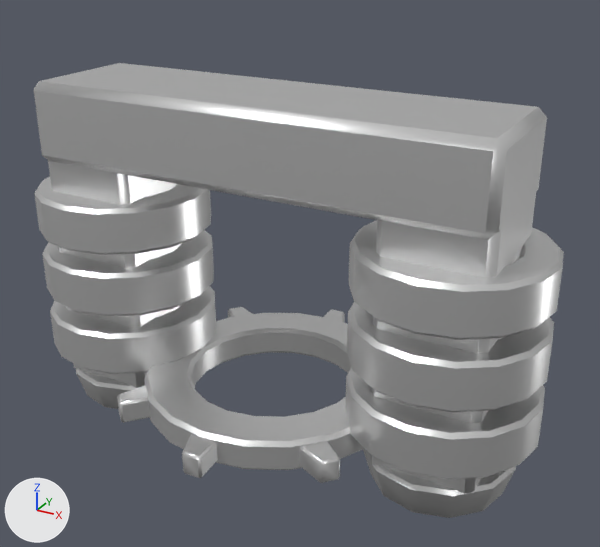
The FBX model Assets/Art/Generated/Models/SM_Electromagnet_BH.fbx, before and after one commit.
One viewpoint serves both versions: a camera (50 mm lens) standing at (0.975, -1.638, 1.346) and looking at (0.067, 0.014, 0.52). Arrows for +X, +Y and +Z are at lower left; the lights stay in place. The picture after the commit comes second.

The first picture shows 'Electromagnet_Mesh'.
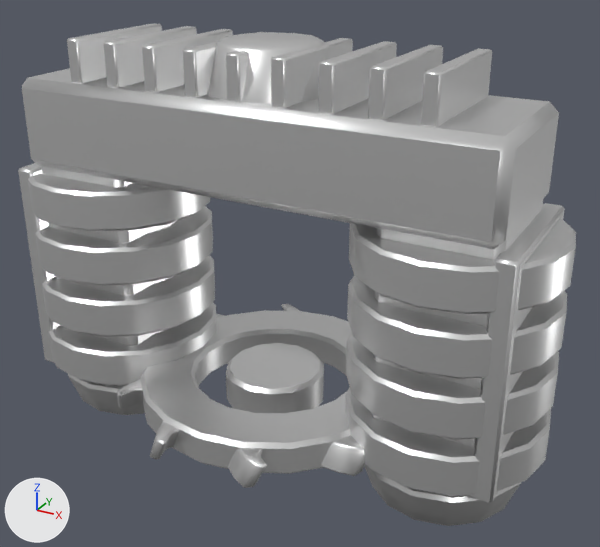
What differs and where, as boxes (x1, y1, x2, y2) in the pictures (600 x 547 px; the box of a moved part takes in the faces that stretch with it):
'Electromagnet_Mesh', reshaped (10% taller): before (34, 63, 564, 518); after (18, 24, 576, 526)
part 1 of me_electromagnet_mesh_001, moved or reshaped: before (48, 161, 182, 388); after (42, 166, 176, 386)
part 2 of me_electromagnet_mesh_001, added: after (49, 302, 216, 385)
part 3 of me_electromagnet_mesh_001, added: after (42, 255, 215, 337)
part 4 of me_electromagnet_mesh_001, added: after (35, 206, 213, 286)
part 5 of me_electromagnet_mesh_001, added: after (28, 173, 210, 231)
part 6 of me_electromagnet_mesh_001, moved or reshaped (mostly hidden afterwards): before (368, 183, 537, 494); after (370, 198, 544, 498)
part 7 of me_electromagnet_mesh_001, added: after (345, 387, 551, 496)
part 8 of me_electromagnet_mesh_001, added: after (346, 333, 559, 439)
part 9 of me_electromagnet_mesh_001, added: after (347, 275, 567, 379)
part 10 of me_electromagnet_mesh_001, added: after (349, 218, 576, 314)
part 11 of me_electromagnet_mesh_001, rebuilt: before (144, 313, 365, 470); after (140, 310, 352, 474)
part 12 of me_electromagnet_mesh_001, rebuilt: before (76, 368, 136, 409); after (68, 374, 145, 415)
part 13 of me_electromagnet_mesh_001, rebuilt: before (363, 449, 516, 518); after (364, 464, 521, 526)
part 14 of me_electromagnet_mesh_001, rebuilt: before (34, 63, 547, 240); after (22, 68, 559, 249)
part 15 of me_electromagnet_mesh_001, deleted: before (34, 177, 564, 478)
part 16 of me_electromagnet_mesh_001, moved or reshaped: before (50, 286, 545, 483); after (18, 24, 565, 503)

The change in detail:
me_electromagnet_mesh_001 is used by ob_electromagnet_mesh; location (0.0, 0.0, 0.0).
me_electromagnet_mesh_001 had 1288 vertices, 2524 faces and spanned x -0.69..0.69, y -0.41..0.41, z 0.06..0.96.
me_electromagnet_mesh_001 now has 2076 vertices, 4040 faces and spans x -0.71..0.71, y -0.402..0.402, z 0.05..1.08.
me_electromagnet_mesh_001 part 1: the loose piece of 24 vertices spanning x -0.59..-0.33, y -0.15..0.15, z 0.14..0.82 is scaled about its middle by (1.04, 1.07, 1.03), then moved by (-0.01, 0.0, 0.0).
me_electromagnet_mesh_001 part 2: a new loose piece, a torus around z (ring radius 0.193, tube radius 0.064) spanning x -0.71..-0.23, y -0.24..0.24, z 0.19..0.29, in mat_m_electromagnet_bh (white #e7e7e7).
me_electromagnet_mesh_001 part 3: a new loose piece, a torus around z (ring radius 0.193, tube radius 0.064) spanning x -0.71..-0.23, y -0.24..0.24, z 0.335..0.435, in mat_m_electromagnet_bh (white #e7e7e7).
me_electromagnet_mesh_001 part 4: a new loose piece, a torus around z (ring radius 0.193, tube radius 0.064) spanning x -0.71..-0.23, y -0.24..0.24, z 0.48..0.58, in mat_m_electromagnet_bh (white #e7e7e7).
me_electromagnet_mesh_001 part 5: a new loose piece, a torus around z (ring radius 0.193, tube radius 0.064) spanning x -0.71..-0.23, y -0.24..0.24, z 0.625..0.725, in mat_m_electromagnet_bh (white #e7e7e7).
me_electromagnet_mesh_001 part 6: the loose piece of 24 vertices spanning x 0.33..0.59, y -0.15..0.15, z 0.14..0.82 is scaled about its middle by (1.04, 1.07, 1.03), then moved by (0.01, 0.0, 0.0).
me_electromagnet_mesh_001 part 7: a new loose piece, a torus around z (ring radius 0.193, tube radius 0.064) spanning x 0.23..0.71, y -0.24..0.24, z 0.19..0.29, in mat_m_electromagnet_bh (white #e7e7e7).
me_electromagnet_mesh_001 part 8: a new loose piece, a torus around z (ring radius 0.193, tube radius 0.064) spanning x 0.23..0.71, y -0.24..0.24, z 0.335..0.435, in mat_m_electromagnet_bh (white #e7e7e7).
me_electromagnet_mesh_001 part 9: a new loose piece, a torus around z (ring radius 0.193, tube radius 0.064) spanning x 0.23..0.71, y -0.24..0.24, z 0.48..0.58, in mat_m_electromagnet_bh (white #e7e7e7).
me_electromagnet_mesh_001 part 10: a new loose piece, a torus around z (ring radius 0.193, tube radius 0.064) spanning x 0.23..0.71, y -0.24..0.24, z 0.625..0.725, in mat_m_electromagnet_bh (white #e7e7e7).
me_electromagnet_mesh_001 part 11: the loose piece of 160 vertices spanning x -0.34..0.34, y -0.34..0.34, z 0.16..0.24 is rebuilt with 160 vertices and now spans x -0.35..0.35, y -0.35..0.35, z 0.157..0.243.
me_electromagnet_mesh_001 part 12: the loose piece of 48 vertices spanning x -0.647..-0.273, y -0.187..0.187, z 0.06..0.16 is rebuilt with 56 vertices and now spans x -0.671..-0.269, y -0.207..0.207, z 0.05..0.16.
me_electromagnet_mesh_001 part 13: the loose piece of 48 vertices spanning x 0.273..0.647, y -0.187..0.187, z 0.06..0.16 is rebuilt with 56 vertices and now spans x 0.269..0.671, y -0.207..0.207, z 0.05..0.16.
me_electromagnet_mesh_001 part 14: the loose piece of 24 vertices spanning x -0.59..0.59, y -0.17..0.17, z 0.76..0.96 is rebuilt with 24 vertices and now spans x -0.61..0.61, y -0.19..0.19, z 0.75..0.97.
me_electromagnet_mesh_001 part 15: 6 loose pieces with 560 vertices, spanning x -0.69..0.69, y -0.41..0.41, z 0.17..0.68, are deleted.
me_electromagnet_mesh_001 part 16: 352 vertices removed from x -0.69..0.69, y -0.316..0.316, z 0.17..0.34; 640 vertices added at x -0.645..0.645, y -0.402..0.402, z 0.15..1.08.
Other edits to the shape of me_electromagnet_mesh_001 do not show in these pictures.
